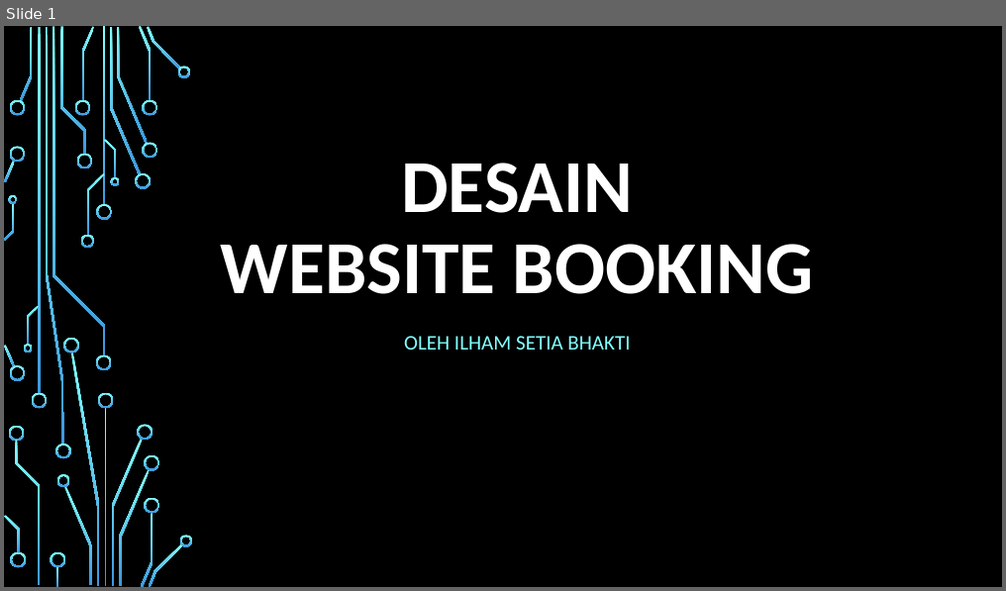
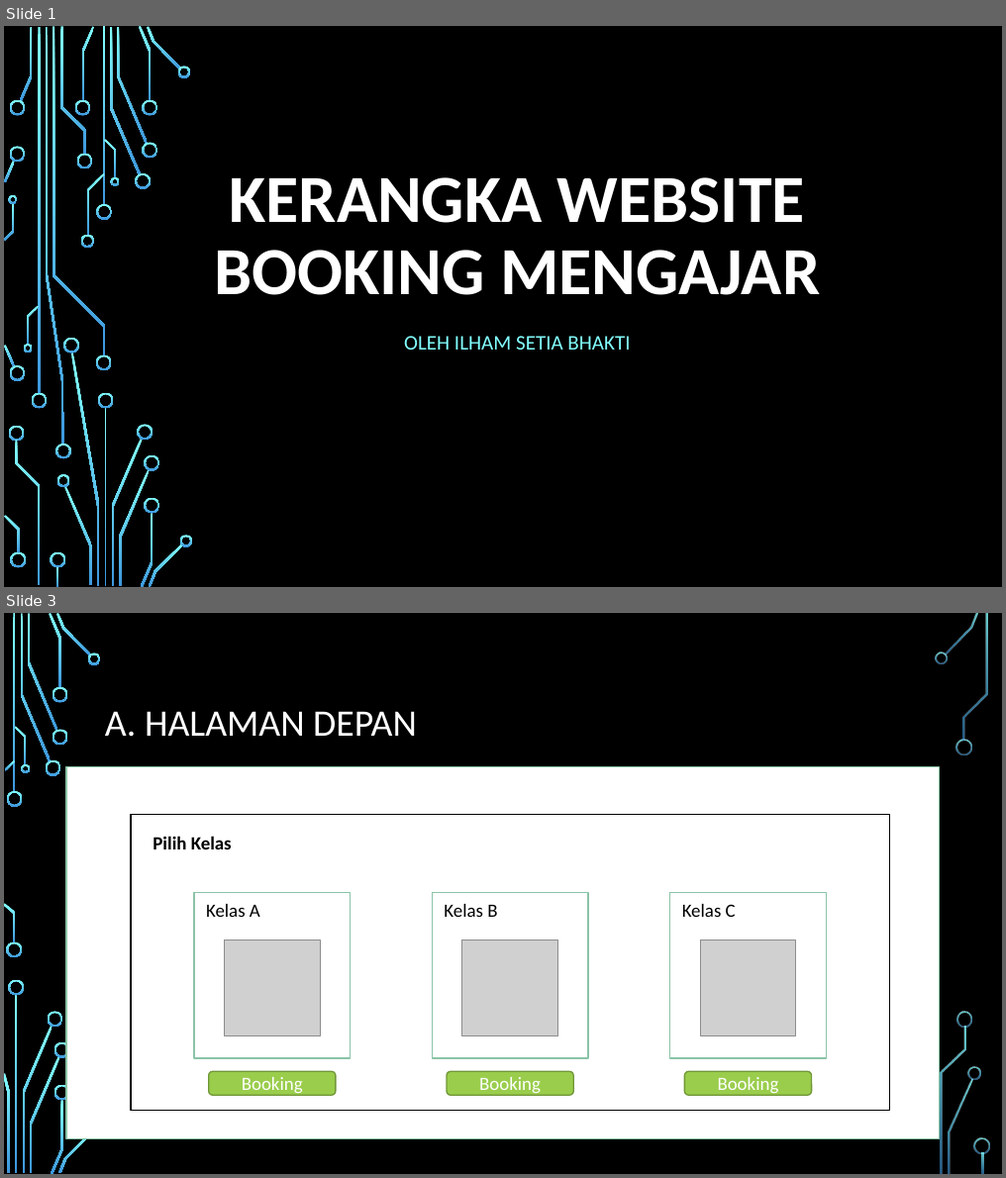
Before and after one commit to ilham513/mybooking, a slide deck: desain aplikasi my booking.pptx. Shown one above the other, each under a label of ours: slide 1 before the commit, slides 1 and 3 after it; the slides between them are not shown. The pictures are 1006x591 and 1006x1178 pixels, drawn with LibreOffice and Linux fonts; fonts in the diff are those of the drawing; grey boxes stand for pictures; background and template pictures are left out. Boxes give left, top, right and bottom in pixels: in the first picture for what was removed or moved away, otherwise in the second. Text is boxed around its words. In the diff, an @@ line names an element or a change of style, - is before the commit and + after.

```diff
--- a/desain aplikasi my booking.pptx
+++ b/desain aplikasi my booking.pptx
@@ slide 3 added at box(4, 613, 1002, 1174), background picture (left out) @@
@@ title added at box(105, 711, 417, 737), 36 pt, text #FFFFFF @@
+A. HALAMAN DEPAN
@@ rectangle added at box(66, 767, 939, 1140), fill #FFFFFF, outline #8AC4A7 1.25 pt @@
@@ rectangle added at box(131, 814, 890, 1110), fill #FFFFFF, outline #000000 1.25 pt @@
@@ text added at box(152, 836, 232, 850), 18 pt, text #000000, bold @@
+Pilih Kelas
@@ group added at box(194, 893, 827, 1096): 3 rectangles, 3 rounded rectangles, 3 texts, 3 pictures @@
+Booking
+Kelas A
+Booking
+Kelas B
+Booking
+Kelas C
@@ group added at box(4, 613, 990, 1174): 32 freeform shapes, 3 rectangles @@
@@ slide 1 changed as well @@
@@ title at box(214, 177, 820, 295): text changed; size 72 to 64.8 pt @@
-DESAIN
-WEBSITE BOOKING
+KERANGKA WEBSITE
+BOOKING MENGAJAR
```
Also in this commit, not shown: 1 other slide changed, 8 other slides added, 1 slide removed.
